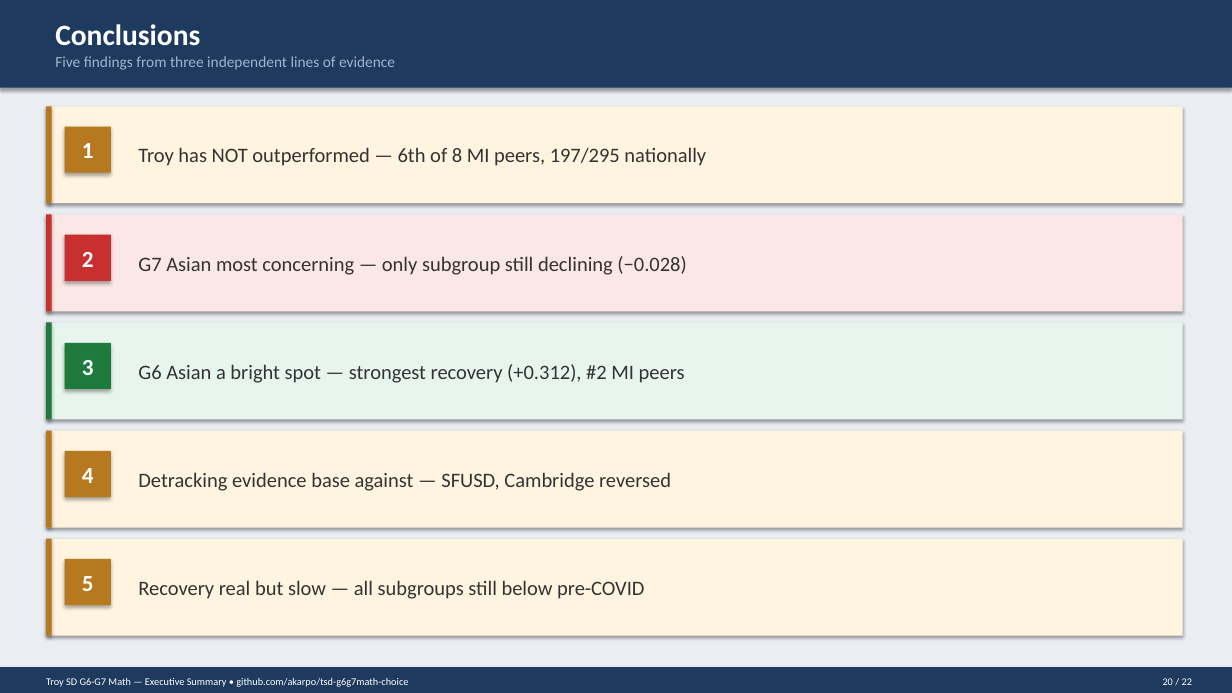
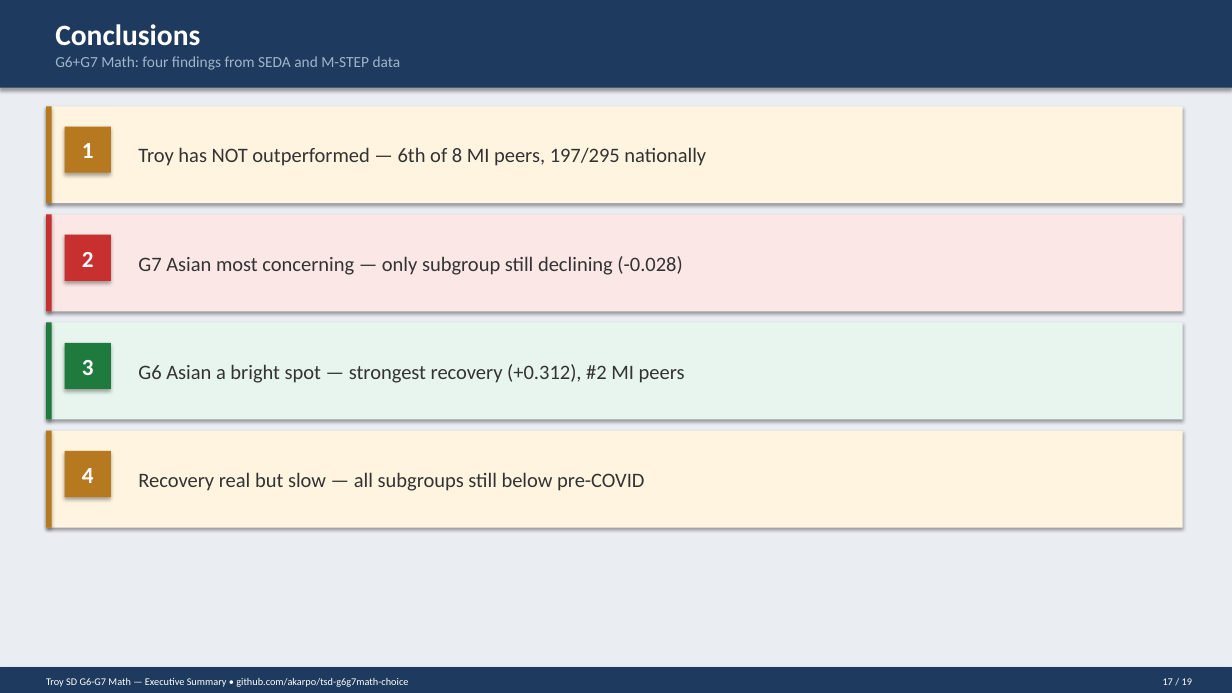
Before and after one commit to akarpo/tsd-g6g7math-choice, a slide deck: slide 17 of deck/Troy_G6G7_Math_Executive_Summary.pptx (slide 20 before the commit). Drawn at 1232x693 pixels with LibreOffice and Linux fonts; fonts in the diff are those of the drawing. Boxes give left, top, right and bottom in pixels: in the first picture for what was removed or moved away, otherwise in the second. Text is boxed around its words. In the diff, an @@ line names an element or a change of style, - is before the commit and + after.

```diff
--- a/deck/Troy_G6G7_Math_Executive_Summary.pptx
+++ b/deck/Troy_G6G7_Math_Executive_Summary.pptx
@@ text at bbox=[55, 56, 401, 70]: text changed @@
-Five findings from three independent lines of evidence
+G6+G7 Math: four findings from SEDA and M-STEP data
@@ text at bbox=[138, 256, 682, 275]: text changed @@
-G7 Asian most concerning — only subgroup still declining (−0.028)
+G7 Asian most concerning — only subgroup still declining (-0.028)
@@ text at bbox=[138, 472, 644, 491]: text changed @@
-Detracking evidence base against — SFUSD, Cambridge reversed
+Recovery real but slow — all subgroups still below pre-COVID
@@ rectangle removed at bbox=[46, 539, 1183, 636] @@
@@ rectangle removed at bbox=[46, 539, 52, 636] @@
@@ rectangle removed at bbox=[65, 559, 111, 605] @@
@@ text removed at bbox=[82, 576, 94, 591] @@
-5
@@ text removed at bbox=[138, 580, 644, 599] @@
-Recovery real but slow — all subgroups still below pre-COVID
@@ text at bbox=[1163, 678, 1192, 685]: text changed @@
-20 / 22
+17 / 19
```
Also in this commit, not shown: 18 other slides changed, 3 slides removed, 23 other files.
